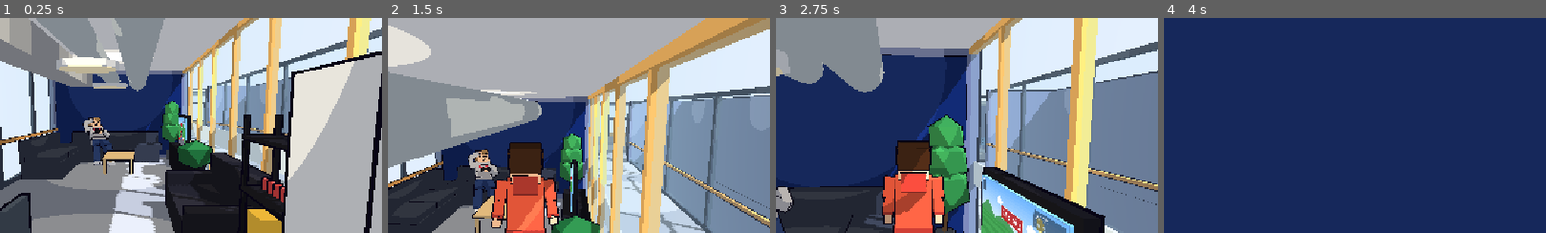
Above: before the commit, frames 1-4 (left to right).
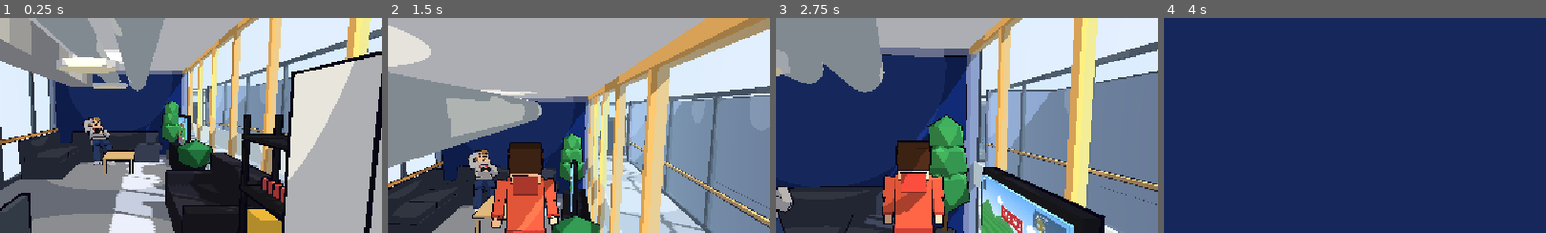
Above: after the commit, the same moments.

Repository: AJC0520/student_game
Game: Godot game, scene res://scenes/main.tscn
Same seed, same stepped clock (60 frames per second), same inputs: the game is played once before the commit and once after it.
Inputs (mouse positions are % of the whole screen's width and height, from its top left):
- Up to frame 1 (0.25 s): no input
- Up to frame 2 (1.5 s): tap Enter at 0.5 s; move the mouse to (55, 50) at 0.52 s; hold Shift (sprint) 0.53-1.28 s; hold W (move_forward) from 0.53 s (still down); tap Space (jump) at 0.77 s; move the mouse to (45, 50) at 1.27 s; tap V (toggle_view) at 1.35 s
- Up to frame 3 (2.75 s): keep holding W (move_forward); tap Space (jump) at 1.52 s; move the mouse to (52, 48) at 2.02 s; hold Shift (sprint) from 2.03 s (still down)
- Up to frame 4 (4 s): keep holding W (move_forward); move the mouse to (49, 52) at 2.77 s; release Shift (sprint) at 2.78 s; tap V (toggle_view) at 2.85 s; tap Space (jump) at 3.02, 3.77 s; move the mouse to (57, 51) at 3.52 s; hold Shift (sprint) from 3.53 s (still down)
The pictures show only the part of the screen within x 32-82%, y 18-68%; the shares and areas given below are measured in that part.

The runs differ from the first frame. In frame 1, 0.2% of the frame differs, in the area x 50-54%, y 33-56%; in frame 2, 0.3%, in the area x 55-63%, y 40-64%; in frame 3, less than 0.1%; in frame 4, nothing differs.

Commit message:
feat(level): replace double door with single door and card readers
The A4 entrance now has one 1 m door with a fixed side light. The door leaf is its own object hinged at its edge, with card readers on both sides, and gets a collider.

Diff:
--- a/godot_project/scripts/level.gd
+++ b/godot_project/scripts/level.gd
@@ -8,7 +8,7 @@
 const MC := preload("res://scripts/material_colors.gd")
 
 ## Meshes whose node name starts with one of these get a trimesh StaticBody3D (world layer).
-const COLLIDERS: Array[String] = ["Walls", "Floor", "Glass_Wall", "Railing", "Lift1_Leaf", "Online_Furn", "Ceil_"]
+const COLLIDERS: Array[String] = ["Walls", "Floor", "Glass_Wall", "Railing", "Lift1_Leaf", "Online_Furn", "Ceil_", "Door_A4Entrance"]
 
 var _toon_cache: Dictionary = {}
 var _outline_mat: ShaderMaterial
Binary file changed: godot_project/assets/a4_blockout.glb
Not shown, changed: blender_assets/build_scripts/blockout4.py
Not shown, changed: blender_assets/build_scripts/blockout4_pre_online2.py
